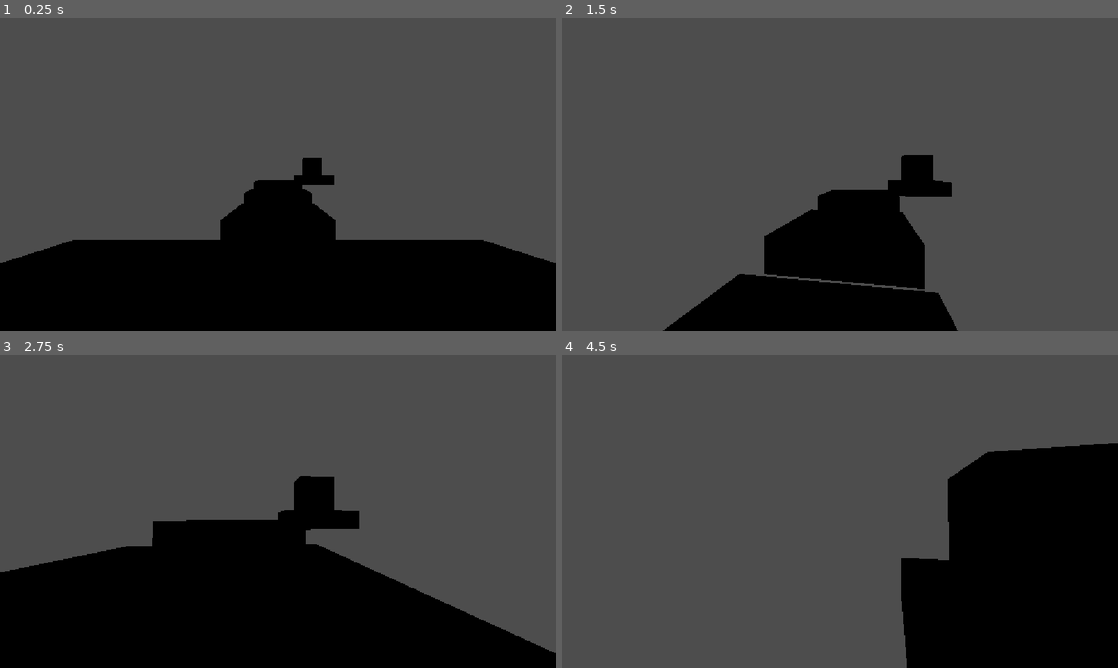
Above: before the commit, frames 1-4 (two rows, left to right).
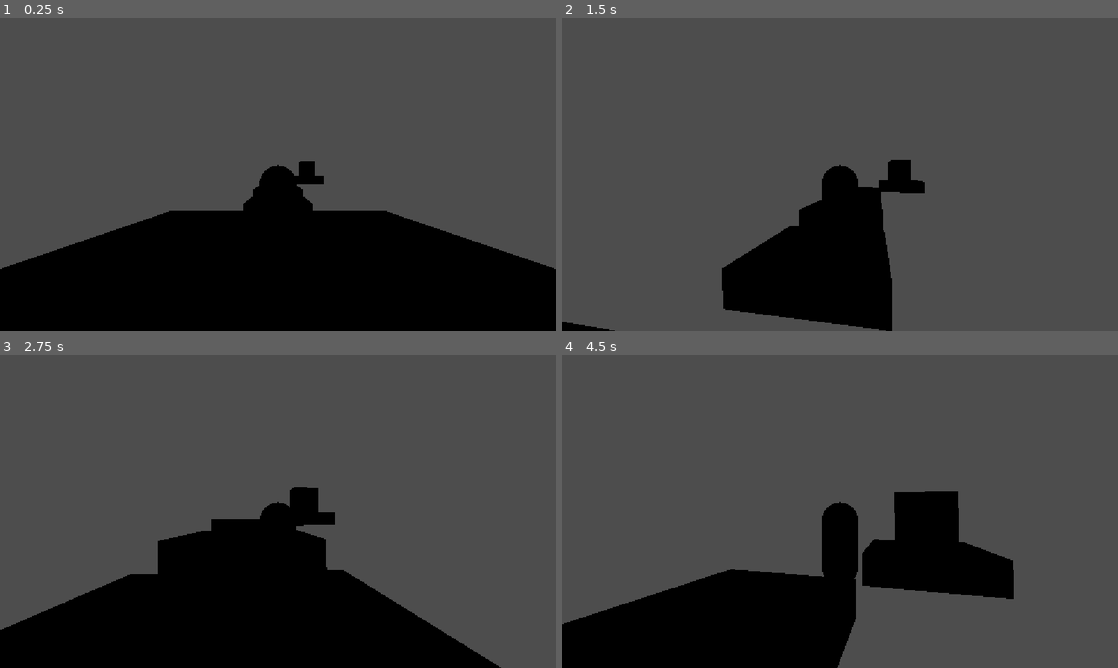
Above: after the commit, the same moments.

Repository: rehanvoid/CtrlAltElite
Game: Godot game, scene res://main.tscn
Same seed, same stepped clock (60 frames per second), same inputs: the game is played once before the commit and once after it.
Inputs (mouse positions are in pixels of both pictures, inside the frame that each line leads up to):
- Up to frame 1 (0.25 s): no input
- Up to frame 2 (1.5 s): tap Enter at 0.5 s; move the mouse to (867, 174) at 0.52 s; hold Shift (sprint) 0.53-1.28 s; hold W (move_forward) from 0.53 s (still down); tap Space (jump) at 0.77 s; move the mouse to (812, 174) at 1.27 s; tap Shift (sprint) at 1.35 s
- Up to frame 3 (2.75 s): keep holding W (move_forward); tap Space (jump) at 1.52 s; move the mouse to (289, 505) at 2.02 s; hold Shift (sprint) from 2.03 s (still down)
- Up to frame 4 (4.5 s): keep holding W (move_forward); move the mouse to (834, 517) at 2.77 s; release Shift (sprint) at 2.78 s; tap Shift (sprint) at 2.85, 4.35 s; tap Space (jump) at 3.02, 3.77 s; move the mouse to (878, 514) at 3.52 s; hold Shift (sprint) 3.53-4.28 s; move the mouse to (795, 508) at 4.27 s

The runs differ from the first frame. In frame 1, 4.2% of the frame differs, in the area x 0-100%, y 44-81%; in frame 2, 7.1%; in frame 3, 8.8%; in frame 4, 39%, in the area x 0-100%, y 28-100%.

Commit message:
Add files via upload

Diff:
--- a/gltch-verse-hackathon-debugged/main.tscn
+++ b/gltch-verse-hackathon-debugged/main.tscn
@@ -4,6 +4,13 @@
 [ext_resource type="Script" uid="uid://nopw6xpcvet" path="res://goal.gd" id="2_0xm2m"]
 
 [sub_resource type="CapsuleShape3D" id="CapsuleShape3D_0xm2m"]
+
+[sub_resource type="CapsuleMesh" id="CapsuleMesh_o6u5s"]
+radius = 0.4
+height = 1.8
+
+[sub_resource type="StandardMaterial3D" id="StandardMaterial3D_jspg8"]
+albedo_color = Color(0, 0.08627451, 1, 1)
 
 [sub_resource type="StandardMaterial3D" id="StandardMaterial3D_hmudf"]
 albedo_color = Color(0.101960786, 0.101960786, 0.18039216, 1)
@@ -68,8 +75,17 @@
 [node name="CollisionShape3D" type="CollisionShape3D" parent="Player" unique_id=2076937463]
 shape = SubResource("CapsuleShape3D_0xm2m")
 
-[node name="Camera3D" type="Camera3D" parent="Player" unique_id=307765028]
-transform = Transform3D(1, 0, 0, 0, 1, 0, 0, 0, 1, 0, 0.6, 0)
+[node name="CameraPivot" type="Node3D" parent="Player" unique_id=1292288098]
+transform = Transform3D(1, 0, 0, 0, 1, 0, 0, 0, 1, 0, 0.7, 0)
+
+[node name="SpringArm3D" type="SpringArm3D" parent="Player/CameraPivot" unique_id=95113002]
+spring_length = 4.5
+
+[node name="Camera3D" type="Camera3D" parent="Player/CameraPivot/SpringArm3D" unique_id=307765028]
+
+[node name="Visual" type="MeshInstance3D" parent="Player" unique_id=201468983]
+mesh = SubResource("CapsuleMesh_o6u5s")
+surface_material_override/0 = SubResource("StandardMaterial3D_jspg8")
 
 [node name="Level1" type="Node3D" parent="." unique_id=2121321819]
 
@@ -127,7 +143,7 @@
 shape = SubResource("BoxShape3D_ddffp")
 
 [node name="Goal" type="Area3D" parent="Level1" unique_id=1217639444]
-position = Vector3(4, 3, -24)
+transform = Transform3D(1, 0, 0, 0, 1, 0, 0, 0, 1, 4, 3, -24)
 script = ExtResource("2_0xm2m")
 
 [node name="CollisionShape3D" type="CollisionShape3D" parent="Level1/Goal" unique_id=1034653658]
--- a/gltch-verse-hackathon-debugged/player.gd
+++ b/gltch-verse-hackathon-debugged/player.gd
@@ -1,3 +1,4 @@
+
 extends CharacterBody3D
 
 const SPEED = 5.0
@@ -6,25 +7,43 @@
 const GRAVITY = 12.0
 const MOUSE_SENSITIVITY = 0.003
 const FALL_LIMIT = -10.0
+const CAMERA_MIN_PITCH = deg_to_rad(-35.0)
+const CAMERA_MAX_PITCH = deg_to_rad(55.0)
 
-@onready var camera = $Camera3D
+@onready var camera_pivot: Node3D = $CameraPivot
+@onready var visual: MeshInstance3D = $Visual
 
-func _ready():
+
+func _ready() -> void:
 	Input.mouse_mode = Input.MOUSE_MODE_CAPTURED
 
-func _unhandled_input(event):
-	if event is InputEventMouseMotion:
-		rotate_y(-event.relative.x * MOUSE_SENSITIVITY)
-		camera.rotate_x(-event.relative.y * MOUSE_SENSITIVITY)
-		camera.rotation.x = clamp(camera.rotation.x, -1.5, 1.5)
+
+func _unhandled_input(event: InputEvent) -> void:
+	if event is InputEventMouseMotion \
+	and Input.mouse_mode == Input.MOUSE_MODE_CAPTURED:
+		camera_pivot.rotation.y -= event.relative.x * MOUSE_SENSITIVITY
+		camera_pivot.rotation.x -= event.relative.y * MOUSE_SENSITIVITY
+		camera_pivot.rotation.x = clamp(
+			camera_pivot.rotation.x,
+			CAMERA_MIN_PITCH,
+			CAMERA_MAX_PITCH
+		)
+
 	if event.is_action_pressed("ui_cancel"):
 		Input.mouse_mode = Input.MOUSE_MODE_VISIBLE
+
+	if event is InputEventMouseButton and event.pressed:
+		Input.mouse_mode = Input.MOUSE_MODE_CAPTURED
+
 	if event.is_action_pressed("restart"):
 		get_tree().reload_current_scene()
 
-func _physics_process(delta):
+
+func _physics_process(delta: float) -> void:
 	if not is_on_floor():
 		velocity.y -= GRAVITY * delta
+	elif velocity.y < 0.0:
+		velocity.y = 0.0
 
 	if Input.is_action_just_pressed("jump") and is_on_floor():
 		velocity.y = JUMP_VELOCITY
@@ -33,10 +52,31 @@
 	if Input.is_action_pressed("sprint"):
 		current_speed = SPRINT_SPEED
 
-	var input_dir = Input.get_vector("move_left", "move_right", "move_forward", "move_backward")
-	var direction = transform.basis * Vector3(input_dir.x, 0, input_dir.y)
+	var input_dir = Input.get_vector(
+		"move_left",
+		"move_right",
+		"move_forward",
+        "move_backward"
+	)
+
+	# Move relative to the camera's horizontal direction.
+	var yaw = camera_pivot.global_rotation.y
+	var direction = Basis(Vector3.UP, yaw) * Vector3(
+		input_dir.x, 0.0, input_dir.y
+	)
+	direction = direction.normalized()
+
 	velocity.x = direction.x * current_speed
 	velocity.z = direction.z * current_speed
+
+	# Turn the visible character toward the direction of travel.
+	if direction.length_squared() > 0.01:
+		visual.rotation.y = lerp_angle(
+			visual.rotation.y,
+			atan2(-direction.x, -direction.z),
+			min(1.0, delta * 10.0)
+		)
+
 	move_and_slide()
 
 	if global_position.y < FALL_LIMIT:
